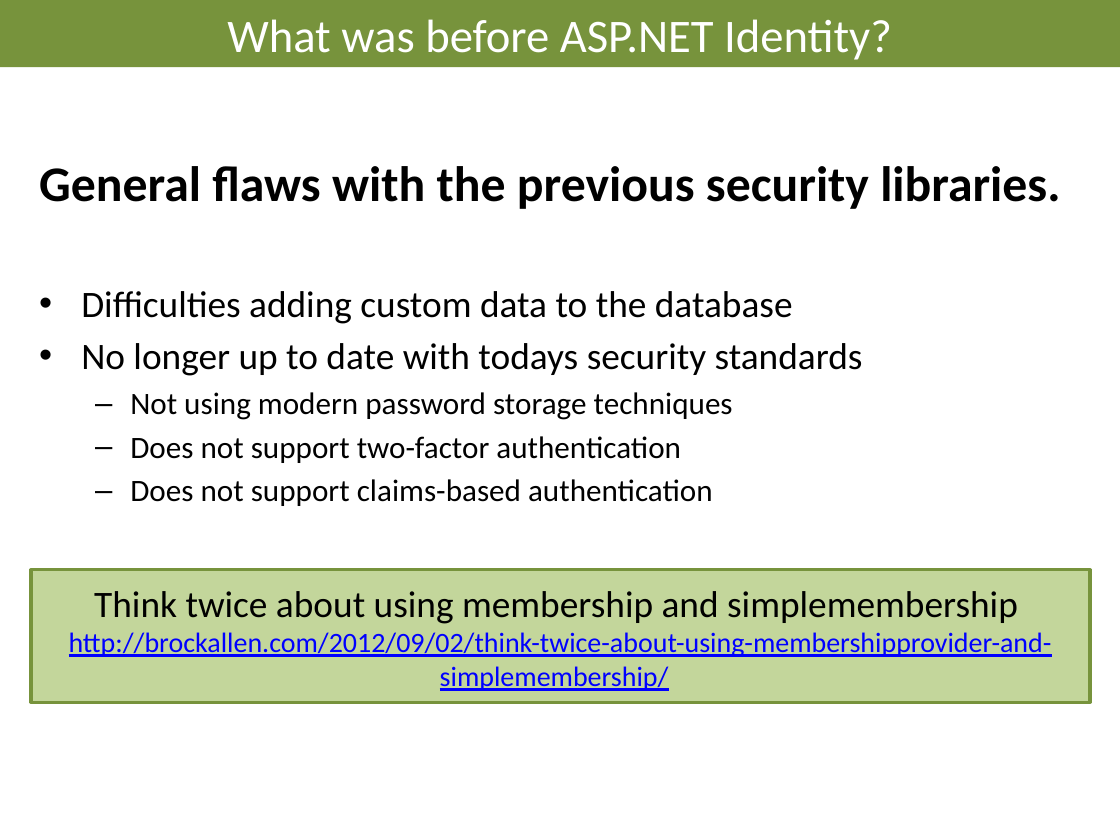
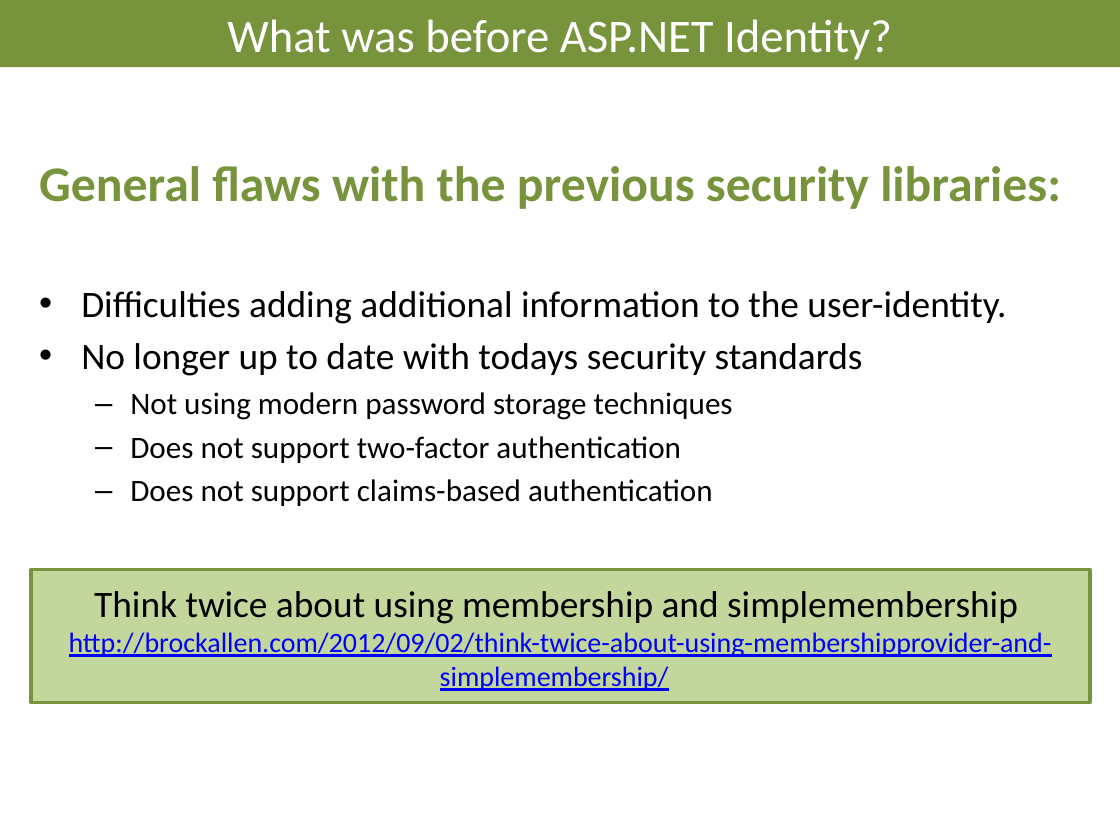
Before and after one commit to AndreasElffors/IdentityTemplate, a slide deck: slide 14 of Documents/Identity-Introduction.pptx. Drawn at 1120x840 pixels with LibreOffice and Linux fonts; fonts in the diff are those of the drawing; background and template pictures are left out. Boxes give left, top, right and bottom in pixels: in the first picture for what was removed or moved away, otherwise in the second. Text is boxed around its words. In the diff, an @@ line names an element or a change of style, - is before the commit and + after.

```diff
--- a/Documents/Identity-Introduction.pptx
+++ b/Documents/Identity-Introduction.pptx
@@ text at (x1=39, y1=166, x2=1061, y2=324): text changed; size 32 to 24 pt; bold off @@
-General flaws with the previous security libraries.
-• Difficulties adding custom data to the database
+General flaws with the previous security libraries:
+• Difficulties adding additional information to the user-identity.
```
Also in this commit, not shown: 15 other slides changed, 1 slide added.
